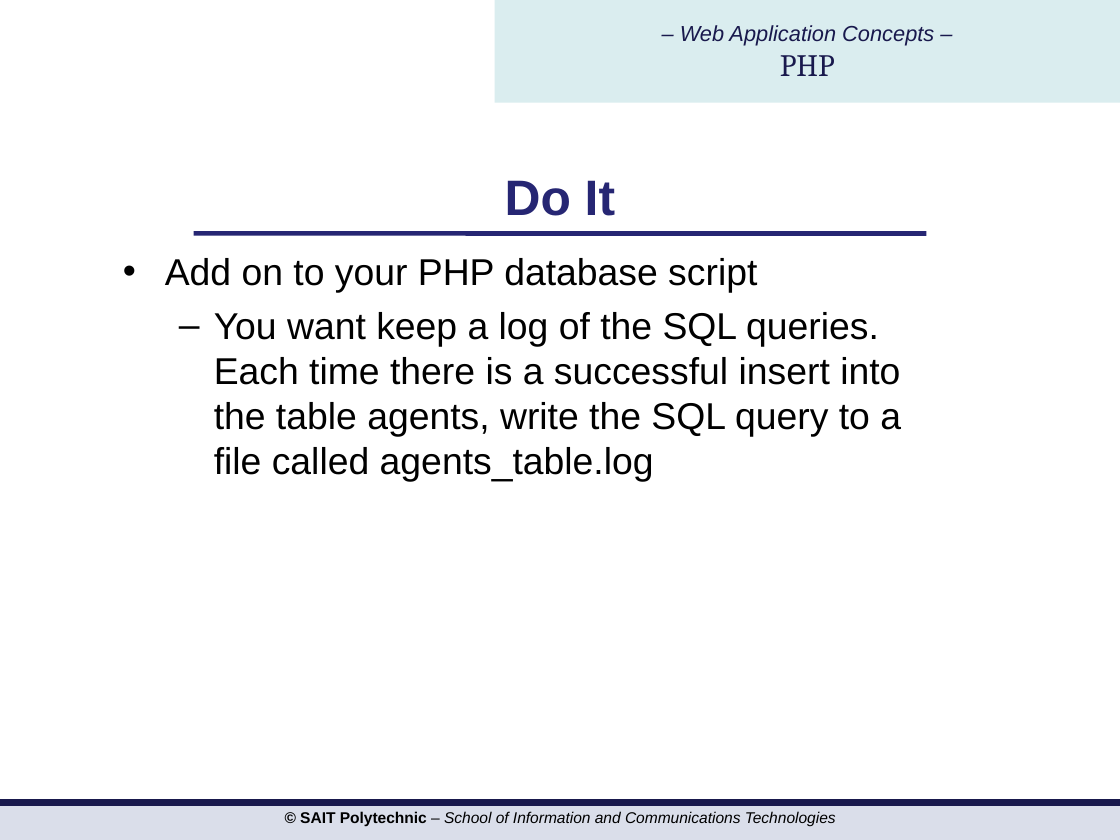
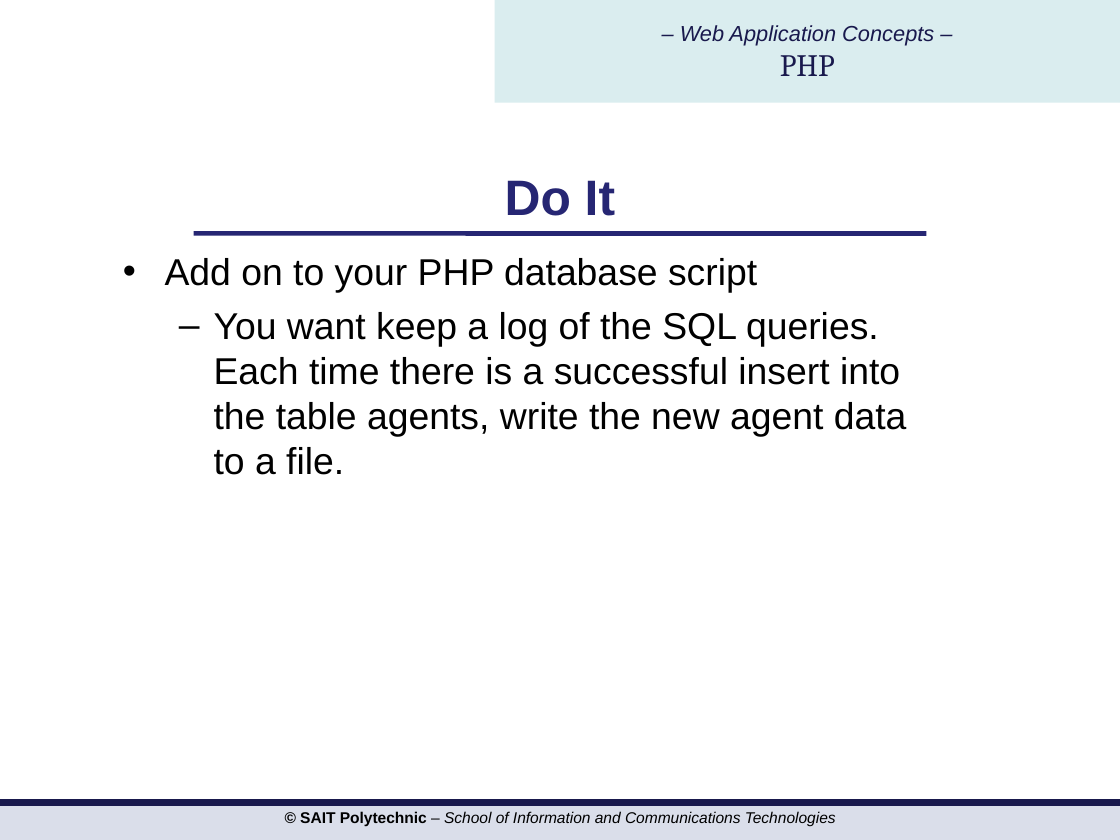
Before and after one commit to hdmdhr/CPRG-210-OSD-Assignment, a slide deck: slide 14 of PPTs/php/PHP Day 5 pattern files cookie session.ppt. Drawn at 1120x840 pixels with LibreOffice and Linux fonts; fonts in the diff are those of the drawing; background and template pictures are left out. Boxes give left, top, right and bottom in pixels: in the first picture for what was removed or moved away, otherwise in the second. Text is boxed around its words. In the diff, an @@ line names an element or a change of style, - is before the commit and + after.

```diff
--- a/PPTs/php/PHP Day 5 pattern files cookie session.ppt
+++ b/PPTs/php/PHP Day 5 pattern files cookie session.ppt
@@ text at (214, 312, 907, 475): text changed @@
-  – You want keep a log of the SQL queries. Each time there is a successful insert into the table agents, write the SQL query to a file called agents_table.log
+  – You want keep a log of the SQL queries. Each time there is a successful insert into the table agents, write the new agent data to a file.
```
Also in this commit, not shown: 8 other slides changed, 2 slides added, 2 slides removed, 7 other files.
